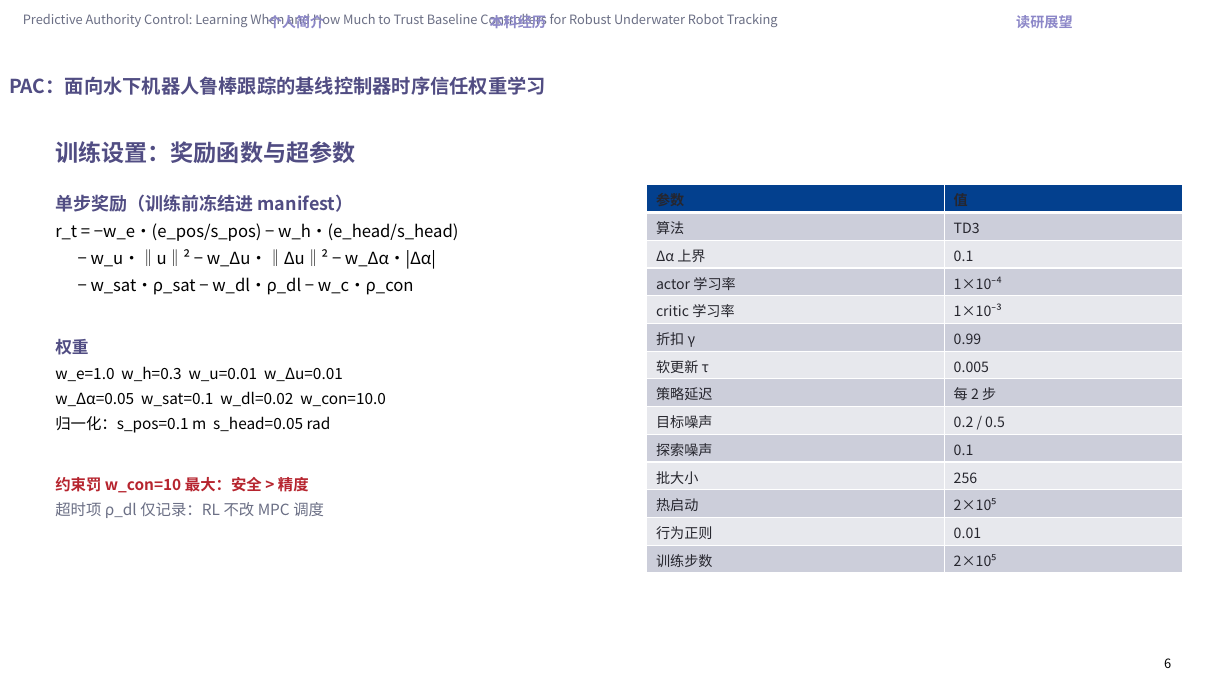
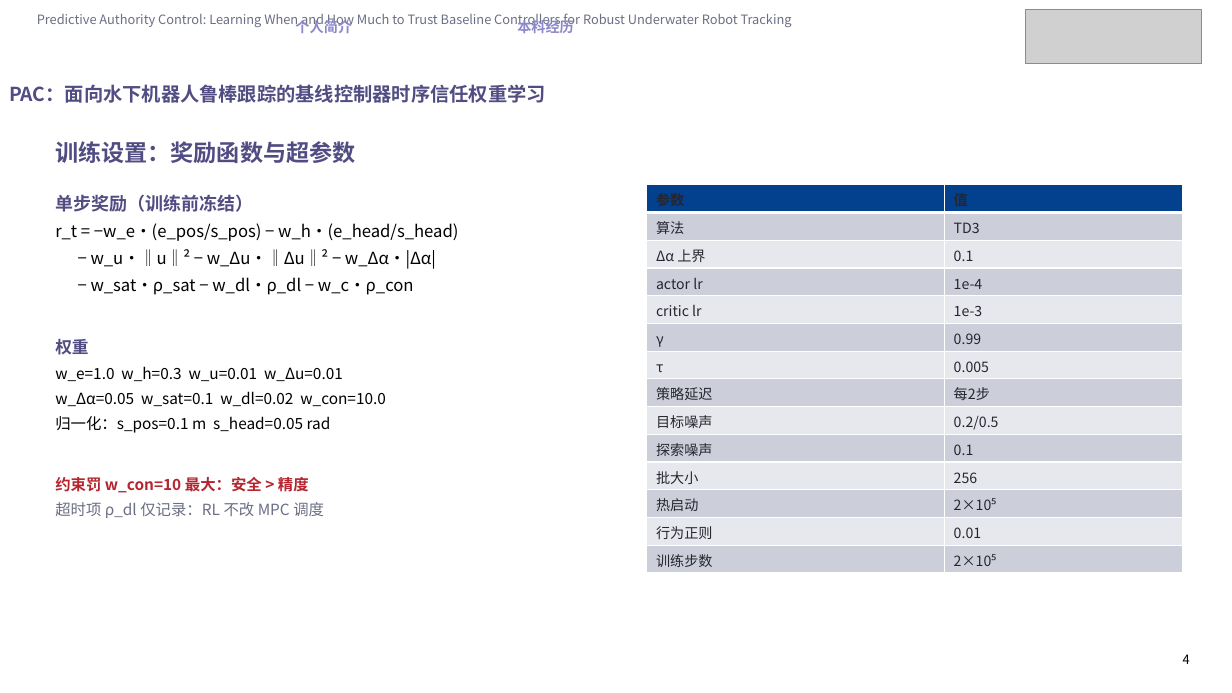
Before and after one commit to Jiacheng-Tian/predictive-authority-control, a slide deck: slide 4 of paper/PAC_组会答辩_完整版.pptx (slide 6 before the commit). Drawn at 1232x693 pixels with LibreOffice and Linux fonts; fonts in the diff are those of the drawing; grey boxes stand for pictures. Boxes give left, top, right and bottom in pixels: in the first picture for what was removed or moved away, otherwise in the second. Text is boxed around its words. In the diff, an @@ line names an element or a change of style, - is before the commit and + after.

```diff
--- a/paper/PAC_组会答辩_完整版.pptx
+++ b/paper/PAC_组会答辩_完整版.pptx
@@ text "Predictive Authority Control: Learning When ...": place and size @@
-text "Predictive Authority Control: Learning When ..." at bbox=[23, 13, 778, 28]
+text "Predictive Authority Control: Learning When ..." at bbox=[37, 13, 792, 28]
@@ text "个人简介": place and size @@
-text "个人简介" at bbox=[268, 14, 325, 28]
+text "个人简介" at bbox=[295, 18, 352, 33]
@@ text "本科经历" rewrapped from bbox=[490, 14, 547, 28] to bbox=[517, 18, 574, 36] @@
@@ text removed at bbox=[1016, 15, 1073, 28] @@
-读研展望
@@ picture added at bbox=[1026, 9, 1202, 64] @@
@@ text "PAC：面向水下机器人鲁棒跟踪的基线控制器时序信任权重学习": place and size @@
-text "PAC：面向水下机器人鲁棒跟踪的基线控制器时序信任权重学习" at bbox=[9, 76, 546, 95]
+text "PAC：面向水下机器人鲁棒跟踪的基线控制器时序信任权重学习" at bbox=[9, 84, 546, 103]
@@ text at bbox=[55, 194, 253, 212]: text changed @@
-单步奖励（训练前冻结进 manifest）
+单步奖励（训练前冻结）
@@ table at bbox=[647, 185, 1183, 573] @@
-row 4, column 1: actor 学习率
+row 4, column 1: actor lr
-row 4, column 2: 1×10⁻⁴
+row 4, column 2: 1e-4
-row 5, column 1: critic 学习率
+row 5, column 1: critic lr
-row 5, column 2: 1×10⁻³
+row 5, column 2: 1e-3
-row 6, column 1: 折扣 γ
+row 6, column 1: γ
-row 7, column 1: 软更新 τ
+row 7, column 1: τ
-row 8, column 2: 每 2 步
+row 8, column 2: 每2步
-row 9, column 2: 0.2 / 0.5
+row 9, column 2: 0.2/0.5
@@ text removed at bbox=[1164, 658, 1171, 668] @@
-6
@@ text added at bbox=[1183, 654, 1190, 664], 10 pt, text #000000 @@
+4
```
Also in this commit, not shown: 16 other slides changed, 2 slides added, 3 slides removed, 1 other file.
